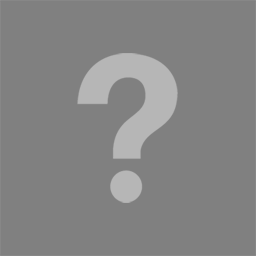
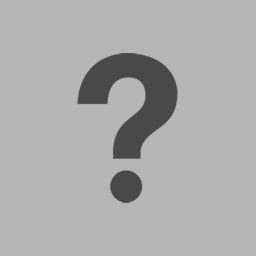
The second 256 x 256 image is a revision of the first. Changes to its layers:
renamed "Layer 2" to "Layer 3", painted on it over [77, 53, 178, 203]
painted on "Layer 1" over [0, 0, 256, 256]
